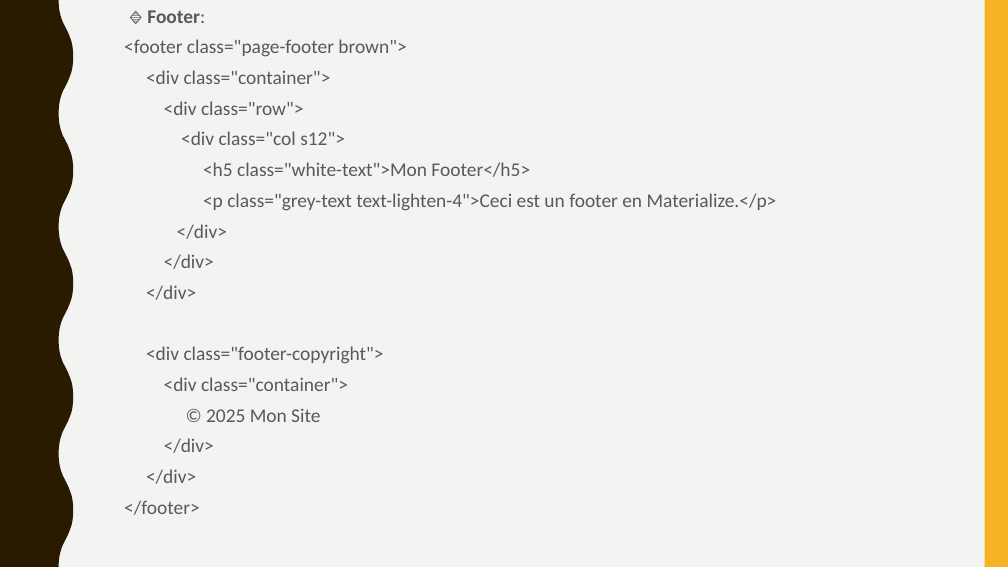
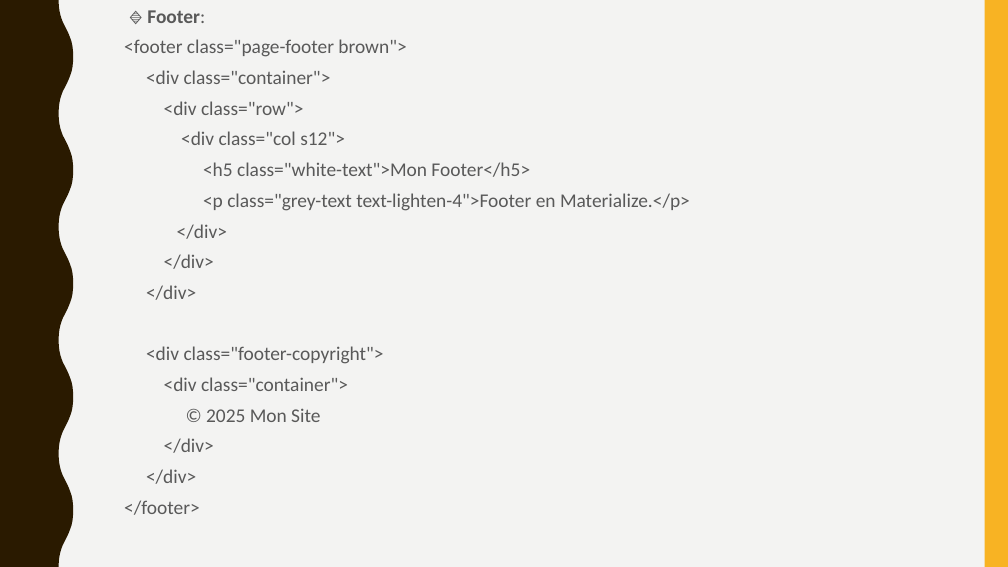
Before and after one commit to fandresenamisaina/offshore, a slide deck: slide 9 of Materialize (framework).pptx. Drawn at 1008x567 pixels with LibreOffice and Linux fonts; fonts in the diff are those of the drawing. Boxes give left, top, right and bottom in pixels: in the first picture for what was removed or moved away, otherwise in the second. Text is boxed around its words. In the diff, an @@ line names an element or a change of style, - is before the commit and + after.

```diff
--- a/Materialize (framework).pptx
+++ b/Materialize (framework).pptx
@@ text at bbox=[203, 193, 690, 211]: text changed @@
-<p class="grey-text text-lighten-4">Ceci est un footer en Materialize.</p>
+<p class="grey-text text-lighten-4">Footer en Materialize.</p>
```
Also in this commit, not shown: 1 other slide changed.
